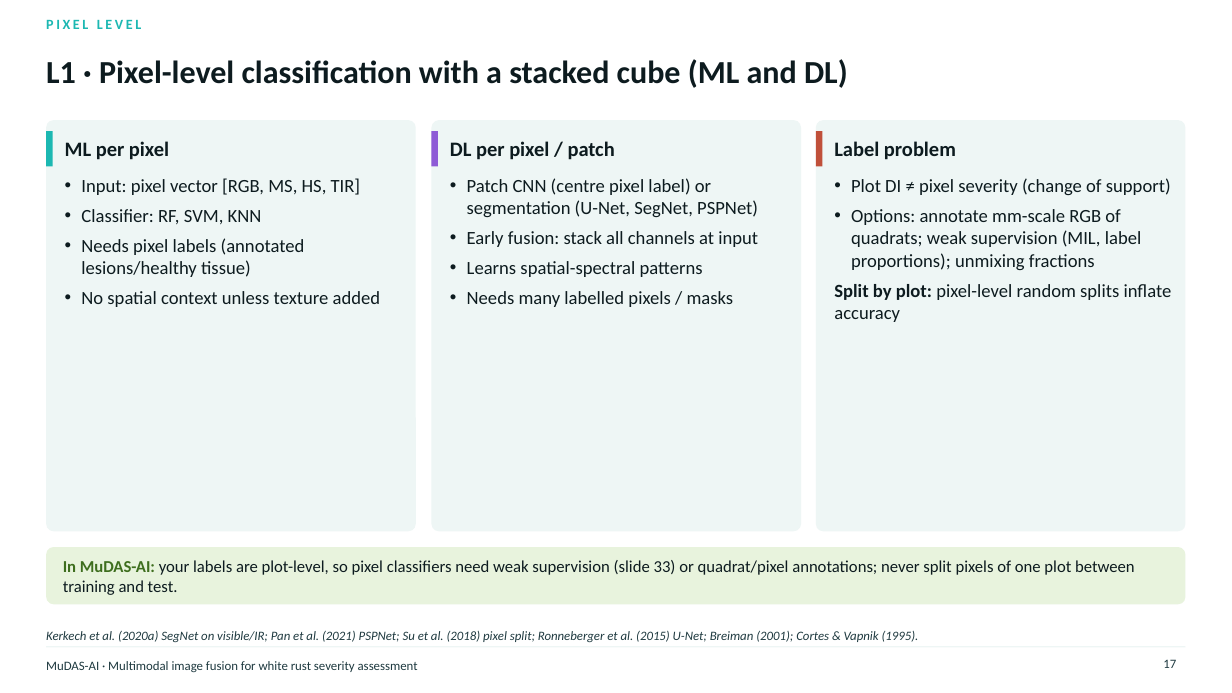
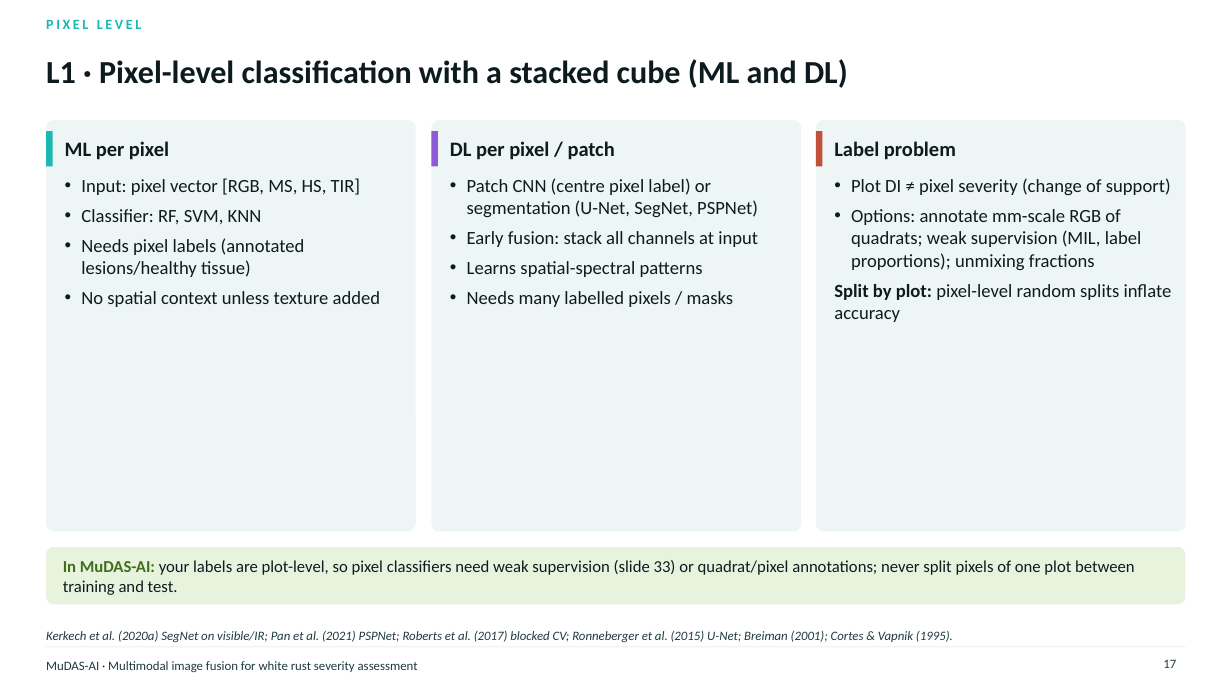
Before and after one commit to animesh270799-ctrl/meta, a slide deck: slide 17 of MuDAS-AI_Multimodal_Fusion_50slides.pptx. Drawn at 1232x693 pixels with LibreOffice and Linux fonts; fonts in the diff are those of the drawing. Boxes give left, top, right and bottom in pixels: in the first picture for what was removed or moved away, otherwise in the second. Text is boxed around its words. In the diff, an @@ line names an element or a change of style, - is before the commit and + after.

```diff
--- a/MuDAS-AI_Multimodal_Fusion_50slides.pptx
+++ b/MuDAS-AI_Multimodal_Fusion_50slides.pptx
@@ text at (46,631,953,642): text changed @@
-Kerkech et al. (2020a) SegNet on visible/IR; Pan et al. (2021) PSPNet; Su et al. (2018) pixel split; Ronneberger et al. (2015) U-Net; Breiman (2001); Cortes & Vapnik (1995).
+Kerkech et al. (2020a) SegNet on visible/IR; Pan et al. (2021) PSPNet; Roberts et al. (2017) blocked CV; Ronneberger et al. (2015) U-Net; Breiman (2001); Cortes & Vapnik (1995).
```
Also in this commit, not shown: 4 other slides changed, 1 other file.
